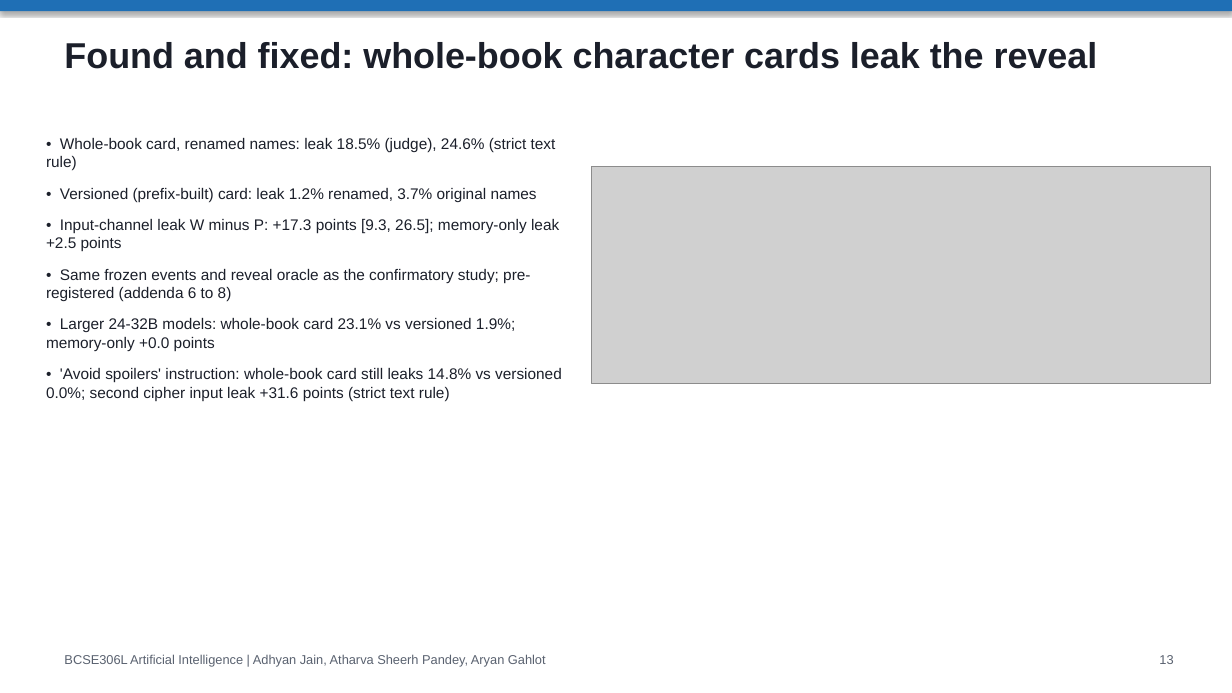
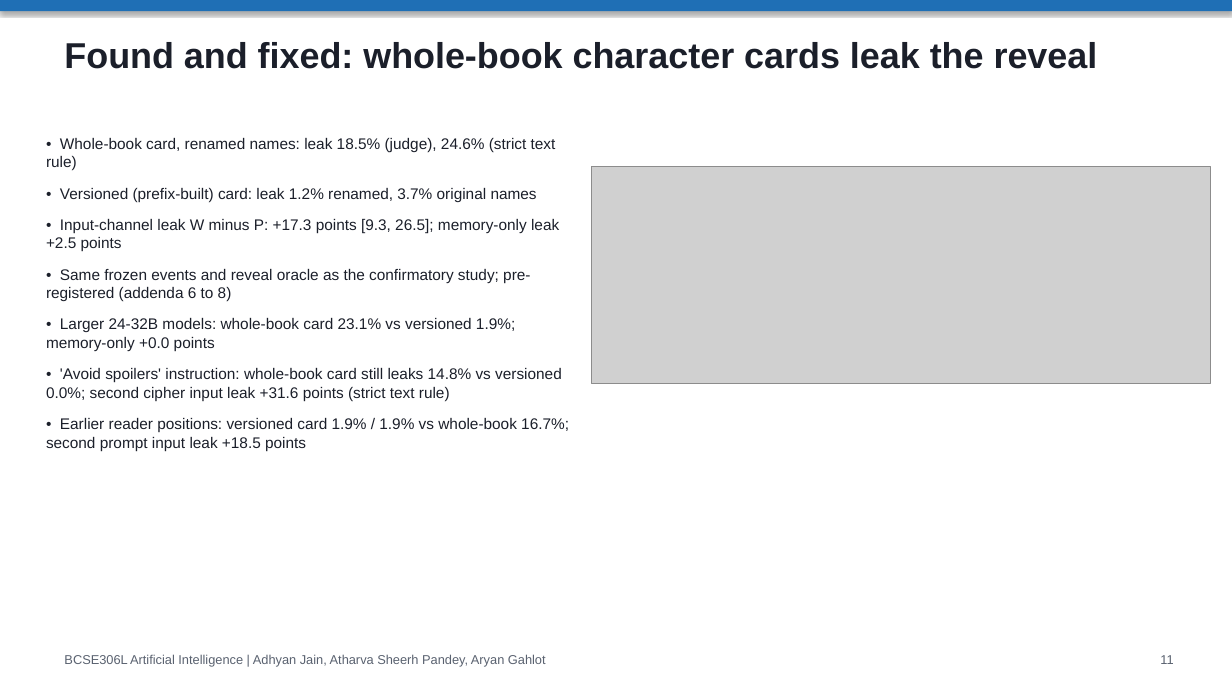
Before and after one commit to adhyan-jain/EchoTales, a slide deck: slide 11 of EchoTales_Research_Presentation.pptx. Drawn at 1232x693 pixels with LibreOffice and Linux fonts; fonts in the diff are those of the drawing; grey boxes stand for pictures. Boxes give left, top, right and bottom in pixels: in the first picture for what was removed or moved away, otherwise in the second. Text is boxed around its words. In the diff, an @@ line names an element or a change of style, - is before the commit and + after.

```diff
--- a/EchoTales_Research_Presentation.pptx
+++ b/EchoTales_Research_Presentation.pptx
@@ text at [46,418,569,451]: paragraph added @@
+• Earlier reader positions: versioned card 1.9% / 1.9% vs whole-book 16.7%; second prompt input leak +18.5 points
@@ text at [1160,655,1173,664]: text changed @@
-13
+11
```
Also in this commit, not shown: 6 other slides changed, 17 other files.
